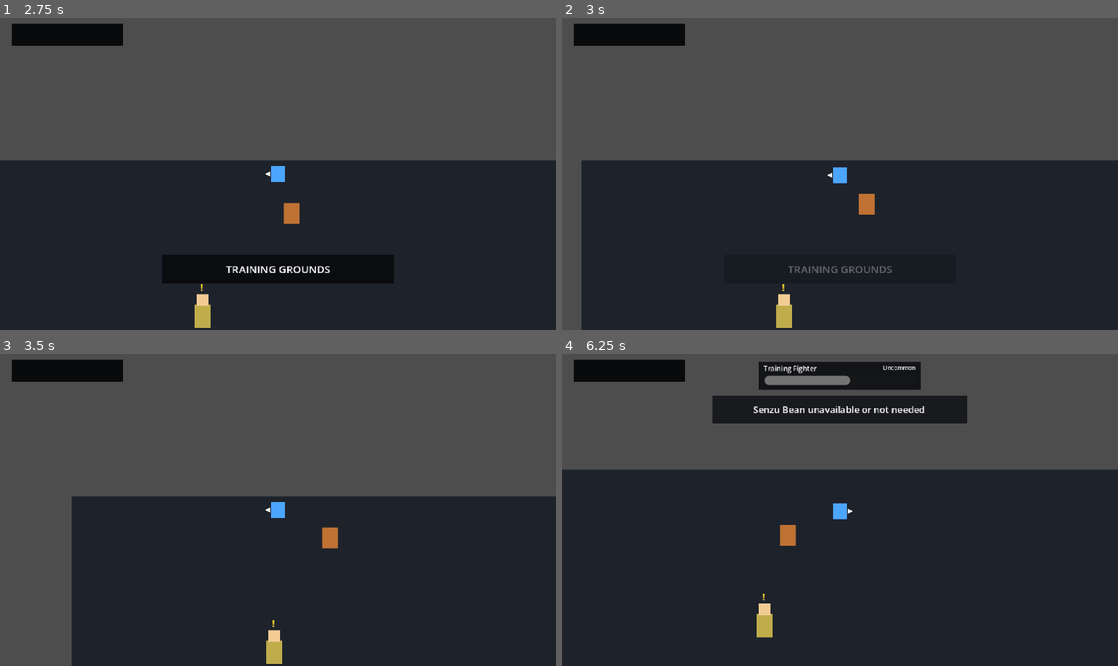
Above: before the commit, frames 1-4 (two rows, left to right).
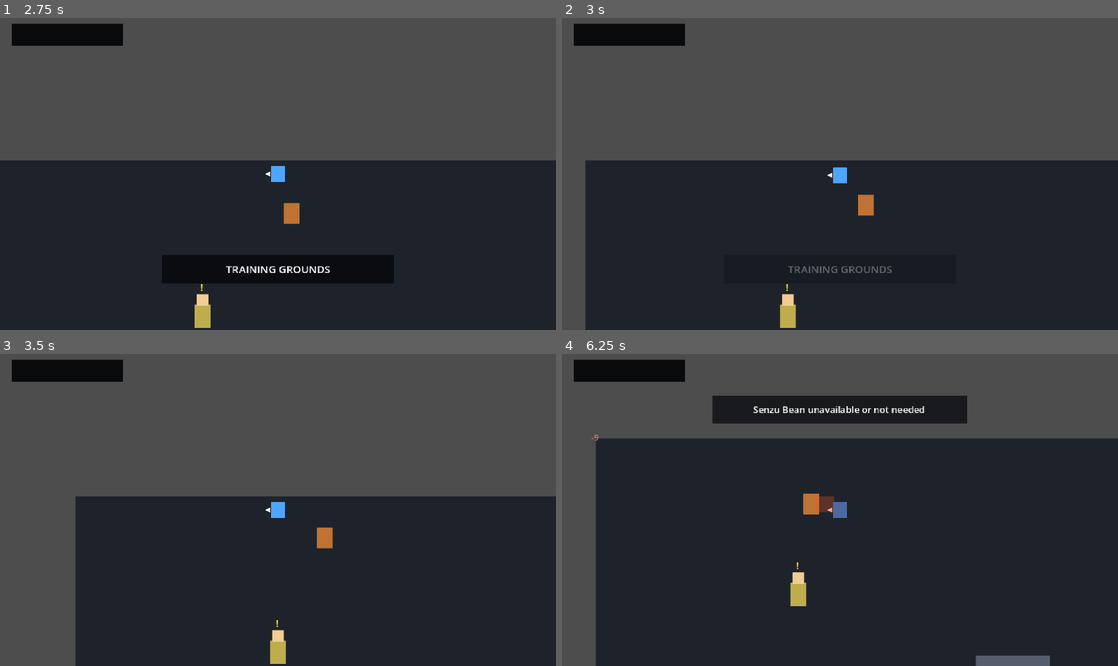
Above: after the commit, the same moments.

Repository: kikajima/dragonballsoullegacy
Game: Godot game, scene res://scenes/bootstrap/bootstrap.tscn
Same seed, same stepped clock (60 frames per second), same inputs: the game is played once before the commit and once after it.
Inputs:
- Up to frame 1 (2.75 s): tap Enter (ui_accept) at 0.5, 0.77, 1.52 s; hold W (move_up) 0.53-2.03 s; tap J (attack) at 0.6 s; tap Shift (block) at 1.35 s; hold A (move_left) from 2.03 s (still down); hold L (charge_ki) from 2.03 s (still down)
- Up to frame 2 (3 s): keep holding A (move_left); release L (charge_ki) at 2.78 s; tap Space (dash) at 2.85 s
- Up to frame 3 (3.5 s): keep holding A (move_left); tap Enter (ui_accept) at 3.02 s
- Up to frame 4 (6.25 s): release A (move_left) at 3.53 s; hold S (move_down) 3.53-4.28 s; hold E (interact) 3.53-4.28 s; tap Enter (ui_accept) at 3.77, 4.52, 6.02 s; hold D (move_right) 4.28-5.03 s; tap K (ki_blast) at 4.35 s; hold W (move_up) 5.03-5.78 s; tap I (kick) at 5.1 s; hold D (move_right) from 5.78 s (still down); tap Q (quick_item) at 5.85 s

Frame 1 is identical in both runs. In frame 2, 0.6% of the frame differs, in the area x 3-57%, y 45-100%; in frame 3, 0.7%; in frame 4, 17%, in the area x 0-100%, y 2-100%.

Commit message:
fix: disable platform behavior on top down enemies

Diff:
--- a/actors/enemies/debug_goku_enemy.tscn
+++ b/actors/enemies/debug_goku_enemy.tscn
@@ -26,6 +26,9 @@
 size = Vector2(16, 14)
 
 [node name="DebugGokuEnemy" type="CharacterBody2D" groups=["enemy"]]
+motion_mode = 1
+platform_floor_layers = 0
+platform_wall_layers = 0
 collision_layer = 4
 collision_mask = 3
 script = ExtResource("1_enemy")
